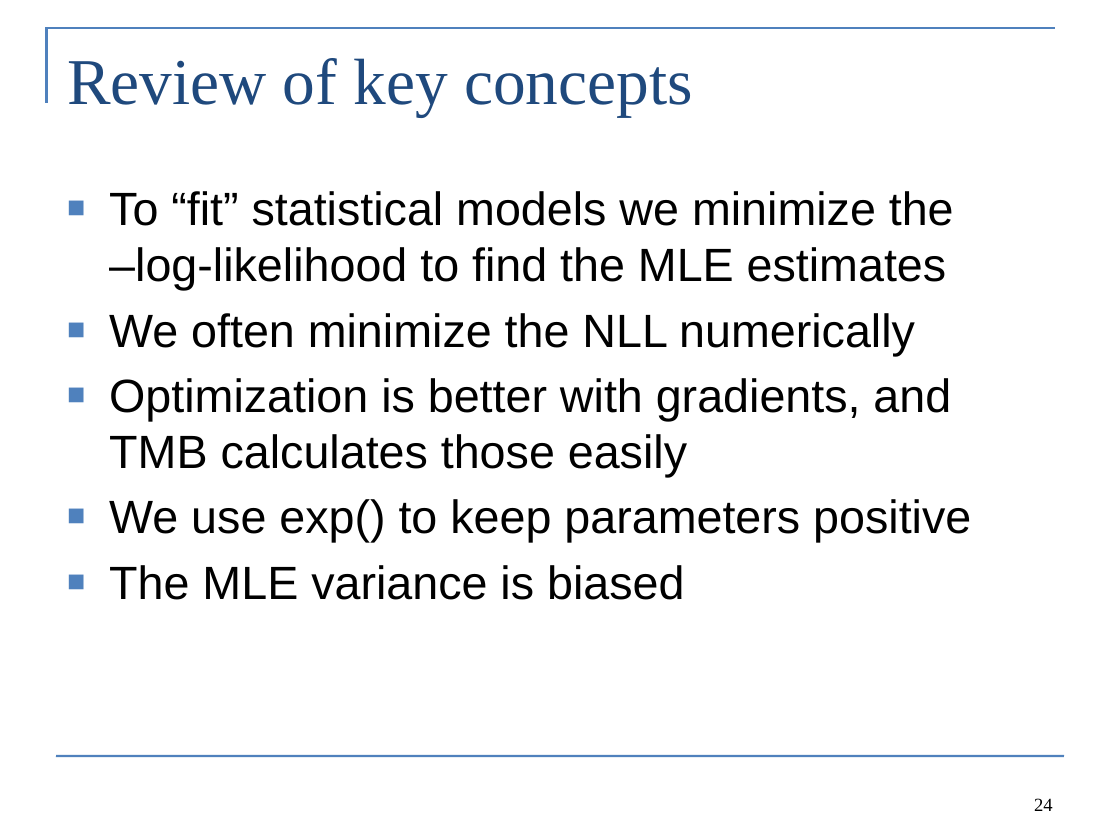
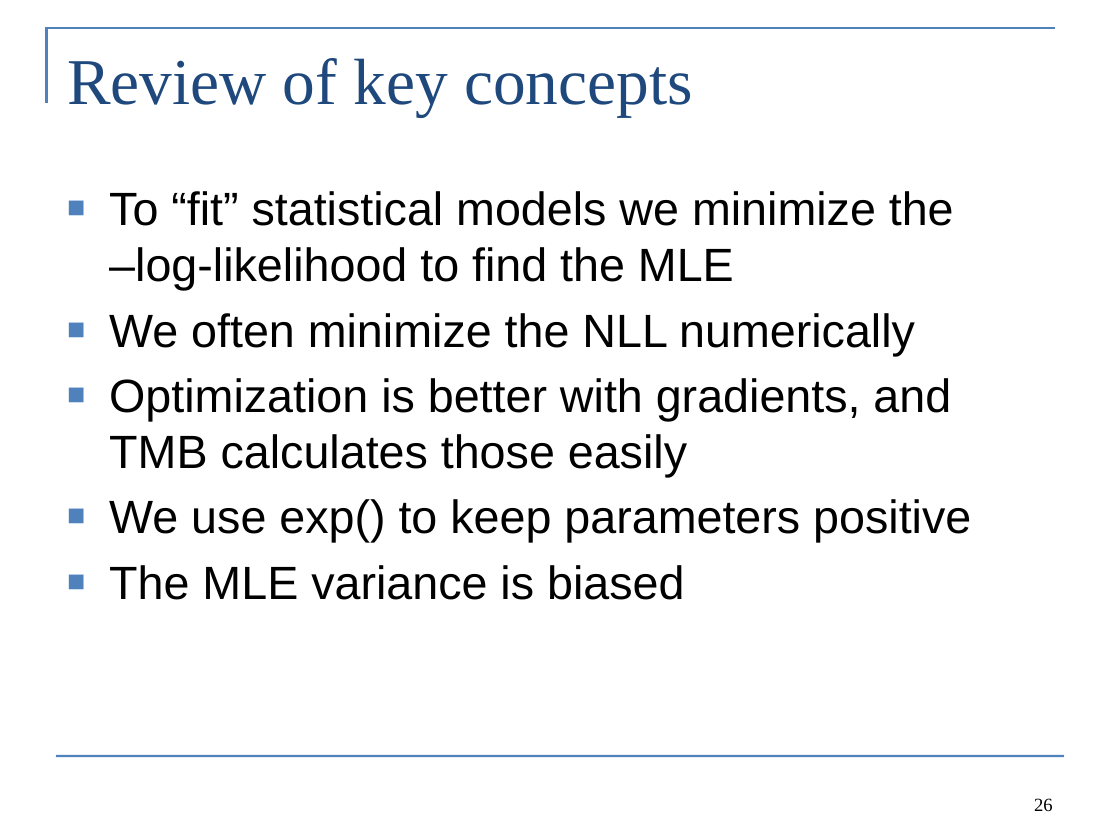
Before and after one commit to colemonnahan/tmb_workshop, a slide deck: slide 26 of day1/lecture1_maximum_likelihood.pptx (slide 24 before the commit). Drawn at 1120x840 pixels with LibreOffice and Linux fonts; fonts in the diff are those of the drawing. Boxes give left, top, right and bottom in pixels: in the first picture for what was removed or moved away, otherwise in the second. Text is boxed around its words. In the diff, an @@ line names an element or a change of style, - is before the commit and + after.

```diff
--- a/day1/lecture1_maximum_likelihood.pptx
+++ b/day1/lecture1_maximum_likelihood.pptx
@@ text at [109, 191, 954, 291]: text changed @@
-■ To “fit” statistical models we minimize the
-  –log-likelihood to find the MLE estimates
+■ To “fit” statistical models we minimize the
+  –log-likelihood to find the MLE
@@ page number at [1034, 798, 1053, 812]: text changed @@
-24
+26
```
Also in this commit, not shown: 16 other slides changed, 3 slides added, 12 other files.
